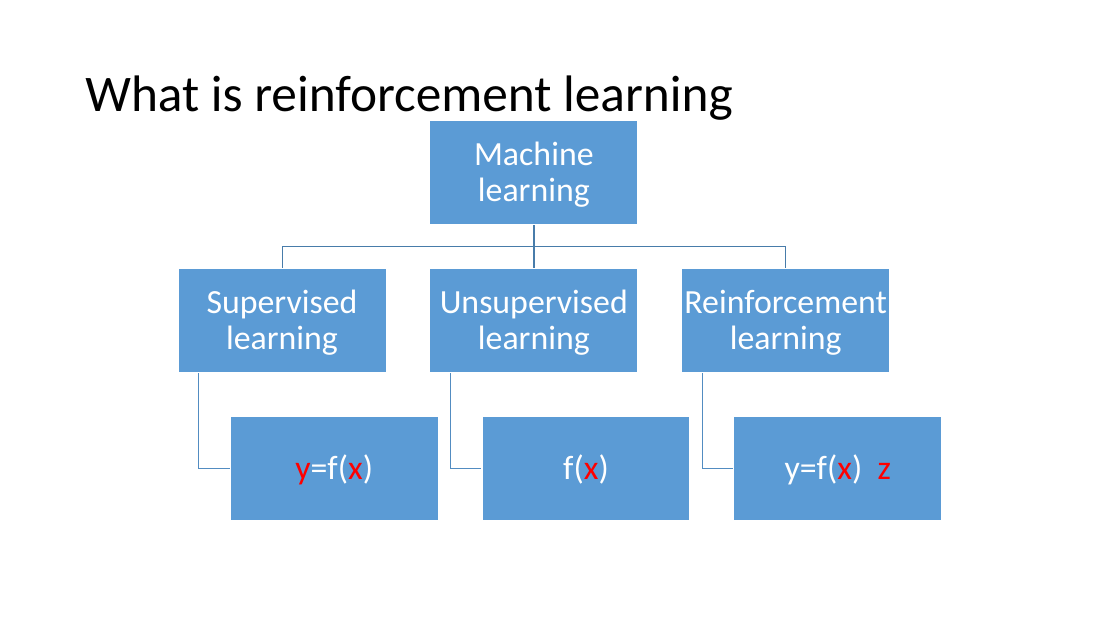
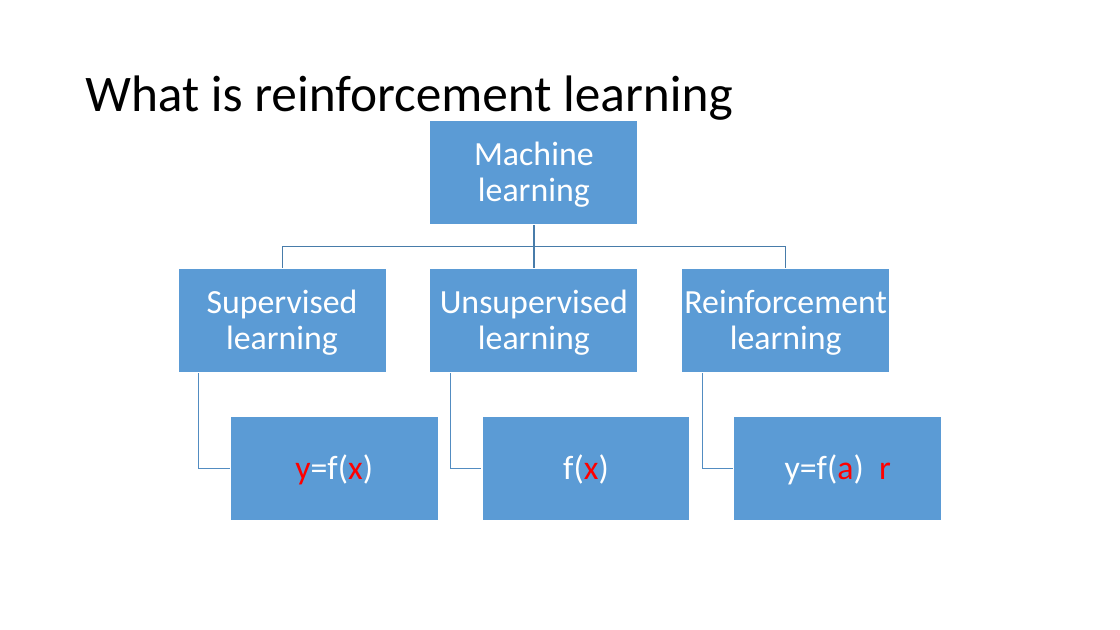
Before and after one commit to xfdywy/RL, a slide deck: slide 6 of FirstSeminar/firstseminar.pptx. Drawn at 1120x630 pixels with LibreOffice and Linux fonts; fonts in the diff are those of the drawing. Boxes give left, top, right and bottom in pixels: in the first picture for what was removed or moved away, otherwise in the second. Text is boxed around its words. In the diff, an @@ line names an element or a change of style, - is before the commit and + after.

```diff
--- a/FirstSeminar/firstseminar.pptx
+++ b/FirstSeminar/firstseminar.pptx
@@ text at <box>785,454,891,485</box>: text changed @@
-y=f(x) z
+y=f(a) r
```
Also in this commit, not shown: 12 other slides changed, 9 slides added, 3 slides removed, 1 other file.
